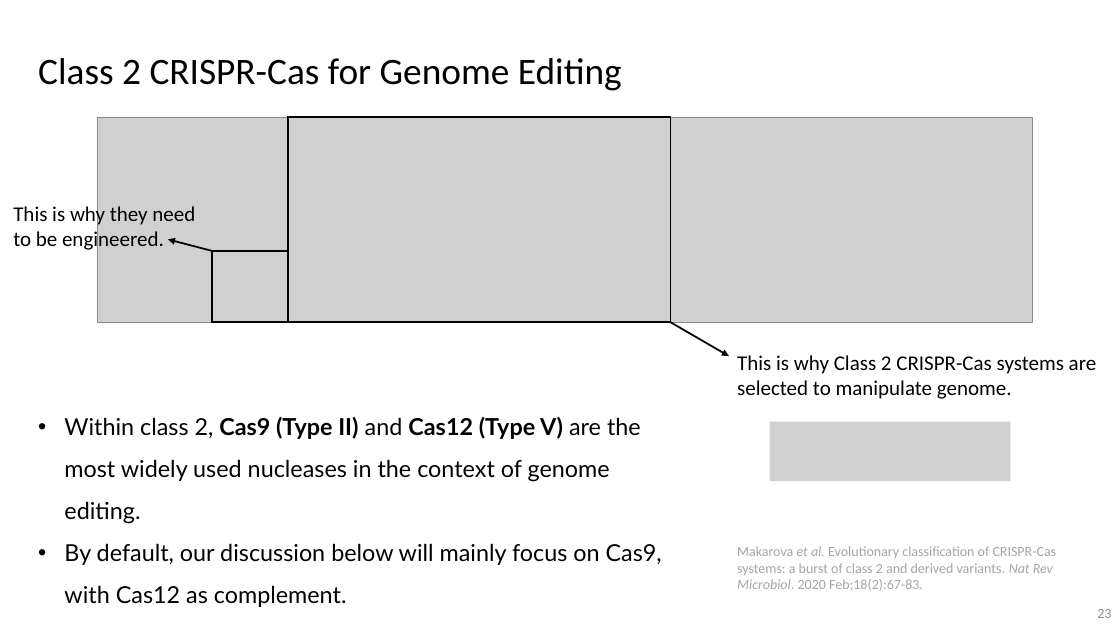
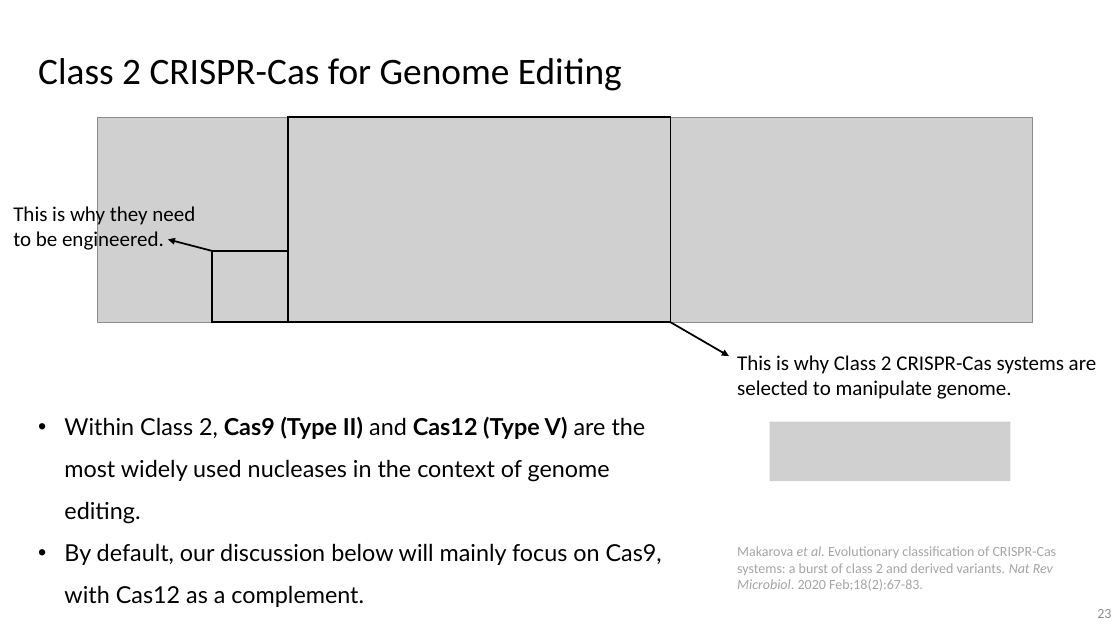
Before and after one commit to vwOvOwv/PKU-Undergraduate-Course, a slide deck: slide 23 of 遗传学讨论 (Seminar on Genetics)/topic4_genome_editing.pptx. Drawn at 1120x630 pixels with LibreOffice and Linux fonts; fonts in the diff are those of the drawing; grey boxes stand for pictures. Boxes give left, top, right and bottom in pixels: in the first picture for what was removed or moved away, otherwise in the second. Text is boxed around its words. In the diff, an @@ line names an element or a change of style, - is before the commit and + after.

```diff
--- a/遗传学讨论 (Seminar on Genetics)/topic4_genome_editing.pptx
+++ b/遗传学讨论 (Seminar on Genetics)/topic4_genome_editing.pptx
@@ text at (64,417,662,607): text changed @@
-• Within class 2, Cas9 (Type II) and Cas12 (Type V) are the most widely used nucleases in the context of genome editing.
-• By default, our discussion below will mainly focus on Cas9, with Cas12 as complement.
+• Within Class 2, Cas9 (Type II) and Cas12 (Type V) are the most widely used nucleases in the context of genome editing.
+• By default, our discussion below will mainly focus on Cas9, with Cas12 as a complement.
```
Also in this commit, not shown: 14 other slides changed.
